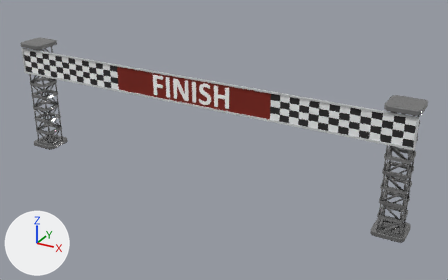
What one commit did to the glTF model assets/models/finish_line.glb.
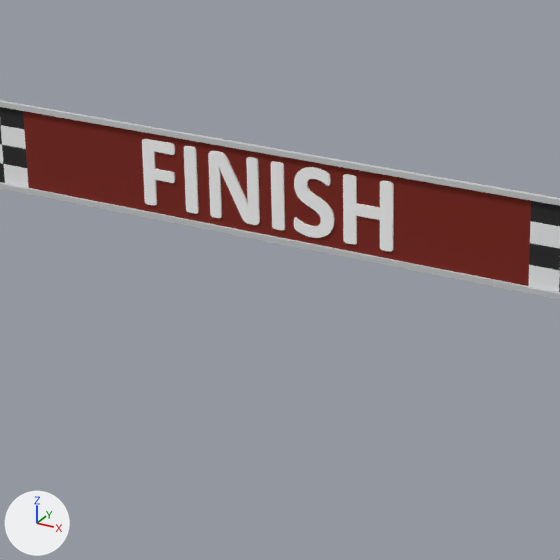
Each version appears first whole from a camera (50 mm lens) standing at (10.54, -17.15, 10.3) and looking at (0.94, 0.31, 1.58), and next in a close-up on the part from 25% to 62% of the width and 12% to 72% of the height. The axes (+X, +Y, +Z) are drawn at lower left. The lights are the same throughout. Where no turn or scale is listed for an object, it has been applied to the vertices.

The scene before the commit, as lines of its bpy script (objects in view):
```python
me_board_001_cp_black_0 = bpy.data.meshes.new('Board.001_CP Black_0')
me_board_001_cp_black_0.from_pydata(...)  # 348 vertices, 686 faces; spans x -7.5..7.5, y -0.4, z 2.9..3.9
me_board_001_cp_black_0.materials.append(mat_cp_black)  # picture img_image_0
me_finish__0 = bpy.data.meshes.new('Finish__0')
me_finish__0.from_pydata(...)  # 4666 vertices, 9308 faces; spans x -1.43..1.53, y -0.46..-0.45, z 3.07..3.81
me_finish__0.materials.append(mat_finish__0)  # white #ffffff
ob_board_001_cp_black_0 = bpy.data.objects.new('Board.001_CP Black_0', me_board_001_cp_black_0)
ob_board_001_cp_black_0.location = (0.0, 0.0, 0.0)
ob_finish__0 = bpy.data.objects.new('Finish__0', me_finish__0)
ob_finish__0.parent = ob_finish
ob_finish__0.location = (0.0, 0.0, 0.0)
```
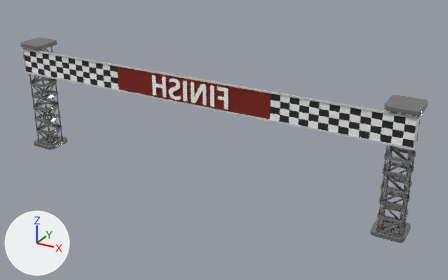
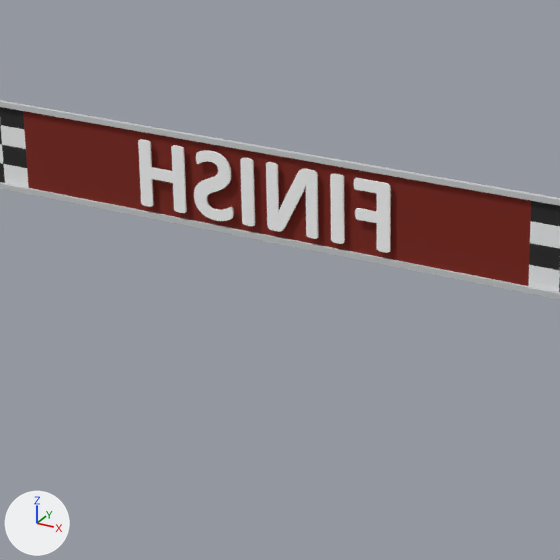
The change in detail:
Object 'Finish__0' (ob_finish__0) moves from (0.0, 0.0, 0.0) to (0.0875, -0.955, 0.0).
Object 'Finish__0' (ob_finish__0) turns from (0, 0, 0) to (0, 0, -180) degrees about x, y and z.

Changed parts and their boxes (x1, y1, x2, y2) in the close-ups (560 x 560 px):
'Finish__0', moved, turned
    before: (142, 139, 394, 251)
    after: (138, 139, 391, 253)
